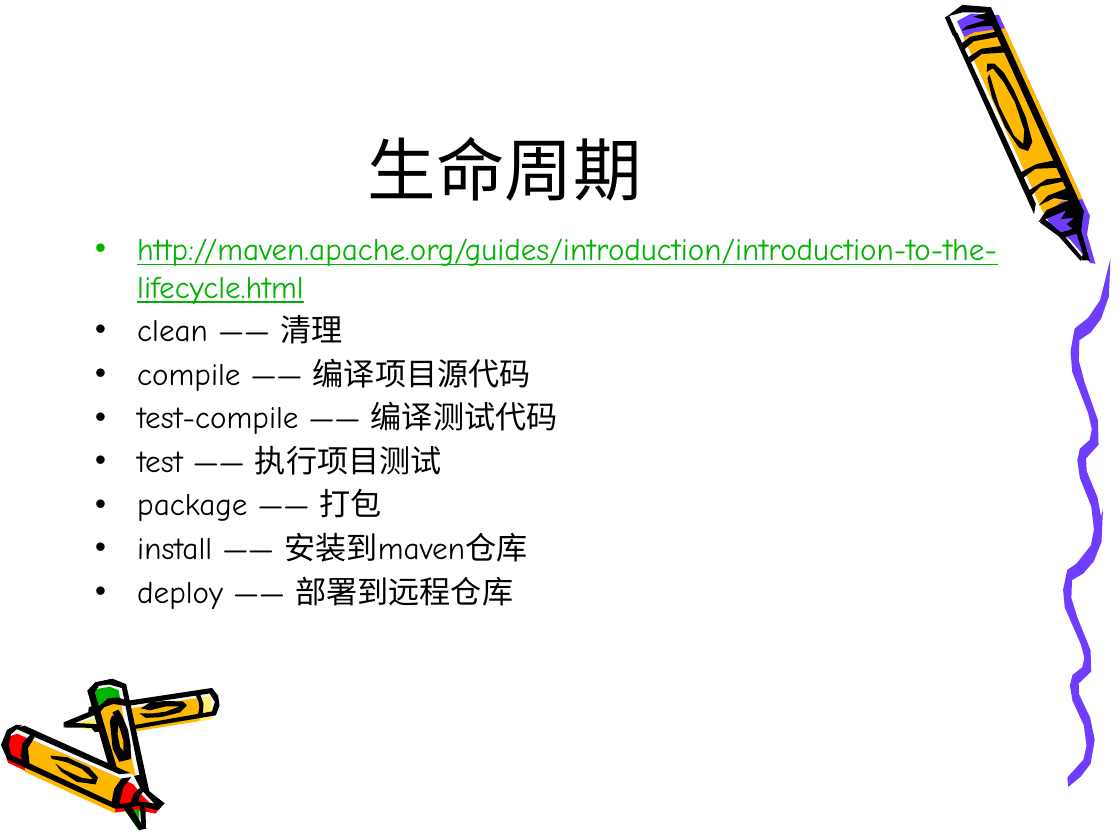
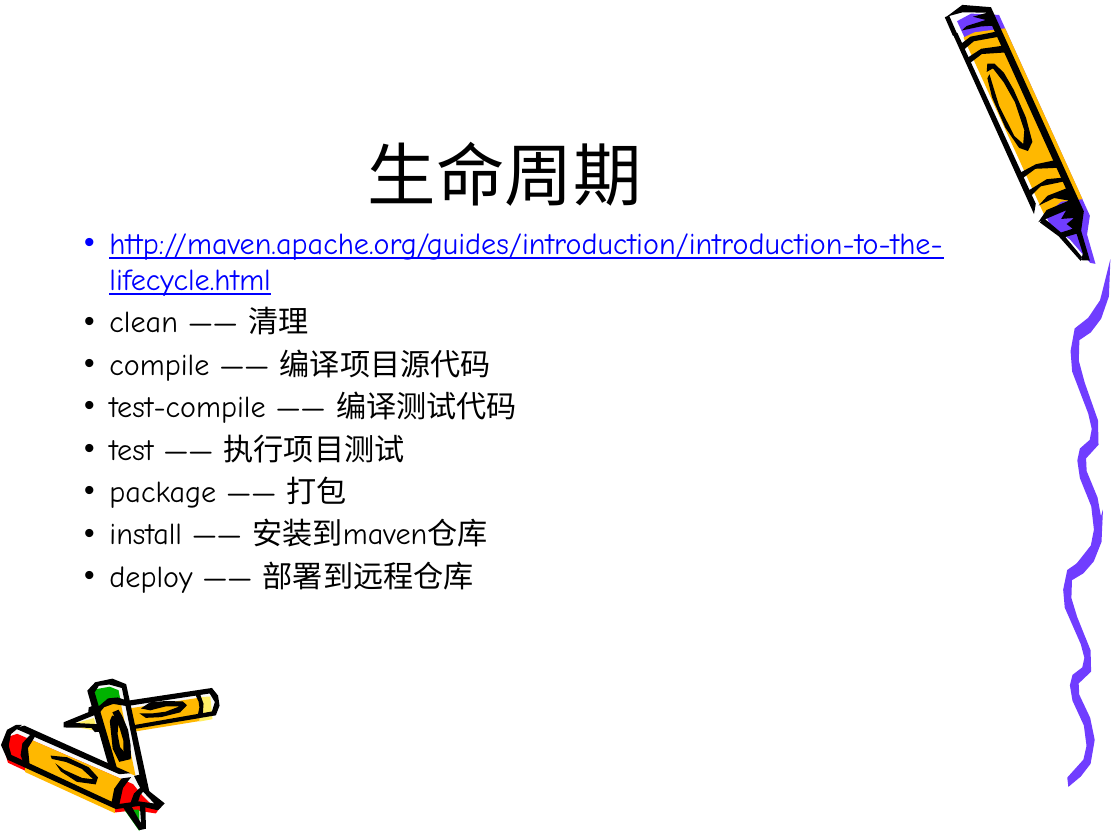
Before and after one commit to yanshuai/yanshuai.github.io, a slide deck: slide 6 of data/maven.pptx. Drawn at 1120x840 pixels with LibreOffice and Linux fonts; fonts in the diff are those of the drawing. Boxes give left, top, right and bottom in pixels: in the first picture for what was removed or moved away, otherwise in the second. Text is boxed around its words. In the diff, an @@ line names an element or a change of style, - is before the commit and + after.

```diff
--- a/data/maven.pptx
+++ b/data/maven.pptx
@@ title "生命周期": place and size @@
-title "生命周期" at bbox=[368, 137, 642, 201]
+title "生命周期" at bbox=[368, 142, 642, 206]
@@ freeform shape at bbox=[878, 0, 1120, 265]: outline redrawn @@
@@ freeform shape at bbox=[889, 0, 1120, 266]: outline redrawn @@
@@ text "http://maven.apache.org/guides/introduction/introduction-to- ..." at bbox=[109, 233, 942, 593]: size 20 to 19.4 pt; text colour #00B200 to #0000FF in "http://maven.apache.org/guides/introduction/introduction-to- ..."; indent changed @@
```
Also in this commit, not shown: 10 other slides changed, 2 other files.
